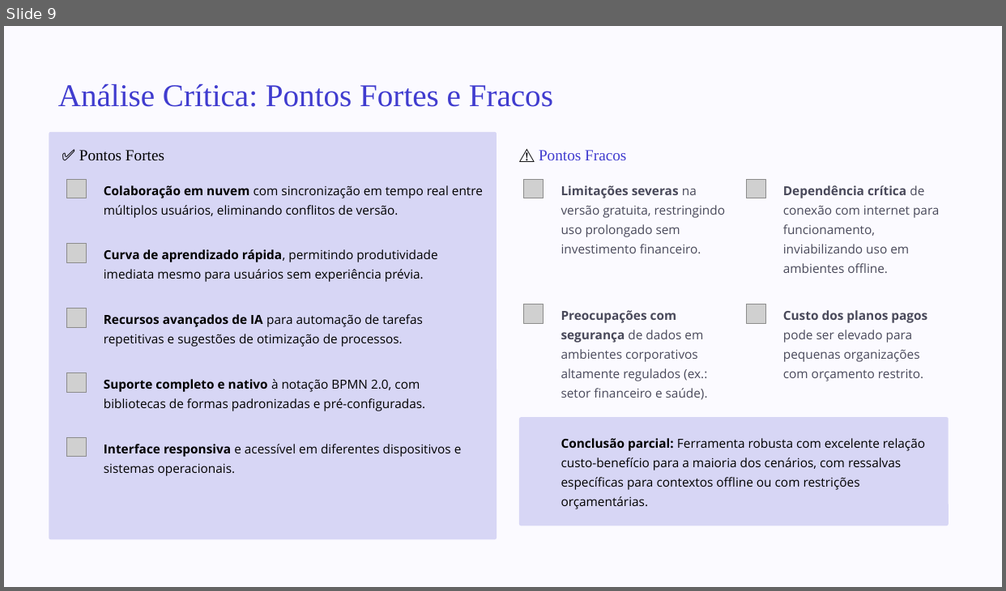
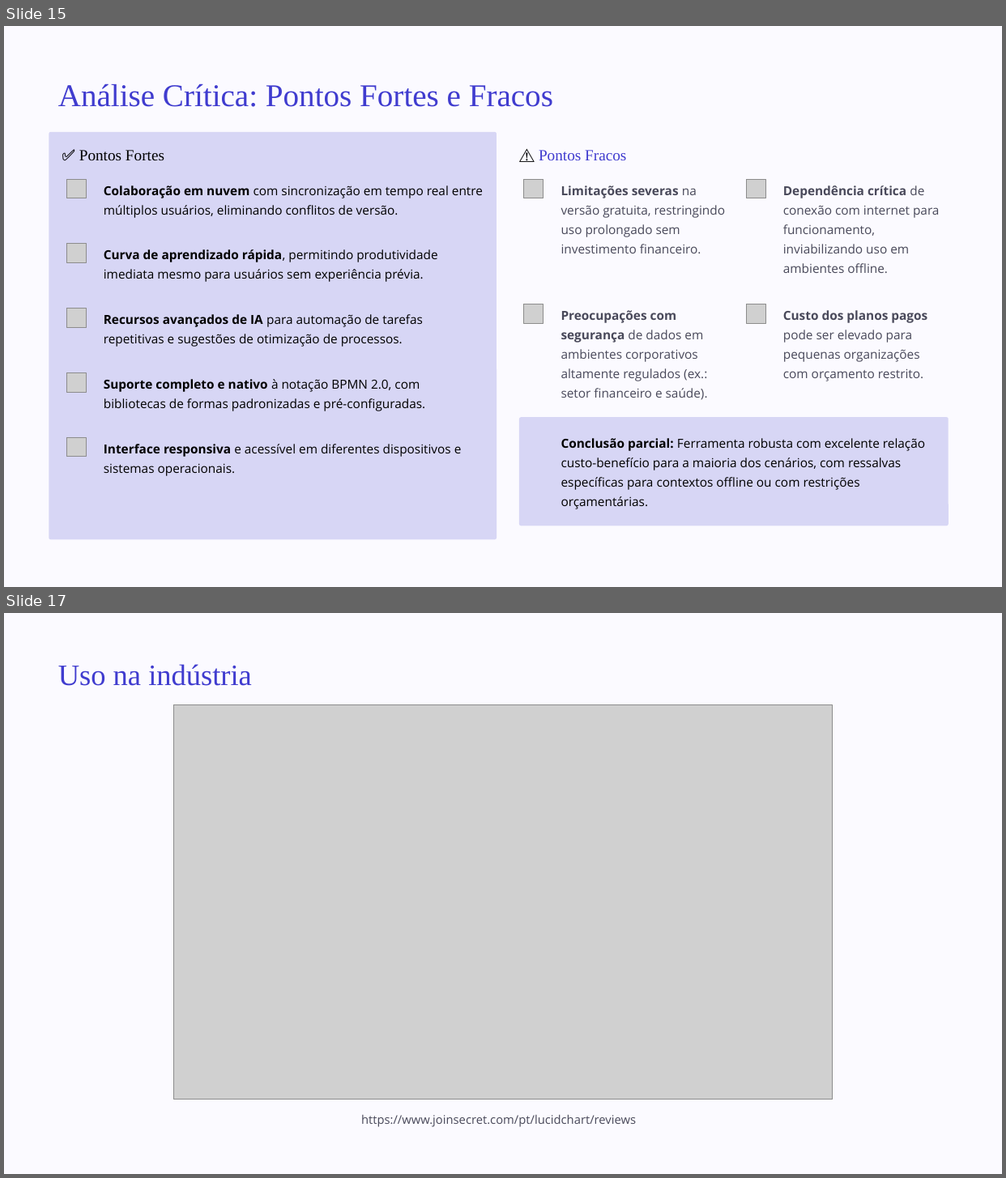
Before and after one commit to anibele/Modelagem-de-Processo, a slide deck: Modelagem-BPMN-Lucidchart.pptx. Shown one above the other, each under a label of ours: slide 9 before the commit, slides 15 and 17 after it; the slides between them are not shown. The pictures are 1006x591 and 1006x1178 pixels, drawn with LibreOffice and Linux fonts; fonts in the diff are those of the drawing; grey boxes stand for pictures; background and template pictures are left out. Boxes give left, top, right and bottom in pixels: in the first picture for what was removed or moved away, otherwise in the second. Text is boxed around its words. In the diff, an @@ line names an element or a change of style, - is before the commit and + after.

```diff
--- a/Modelagem-BPMN-Lucidchart.pptx
+++ b/Modelagem-BPMN-Lucidchart.pptx
@@ slide 17 added at [4,613,1002,1174], background #000000; not listed: 1 template element that a slide beside it also shows @@
@@ text added at [58,664,252,686], 28.5 pt, text #403CCF @@
+Uso na indústria
@@ picture added at [174,705,833,1100] @@
@@ text added at [361,1115,636,1127], 11.5 pt, text #49495A @@
+https://www.joinsecret.com/pt/lucidchart/reviews
@@ rectangle added at [907,1145,996,1168], fill #FBFAFF, outline #FBFAFF 1 pt @@
@@ what was slide 9 is now slide 15 @@
```
Also in this commit, not shown: 4 slides changed, 9 other slides added, 1 slide removed.
